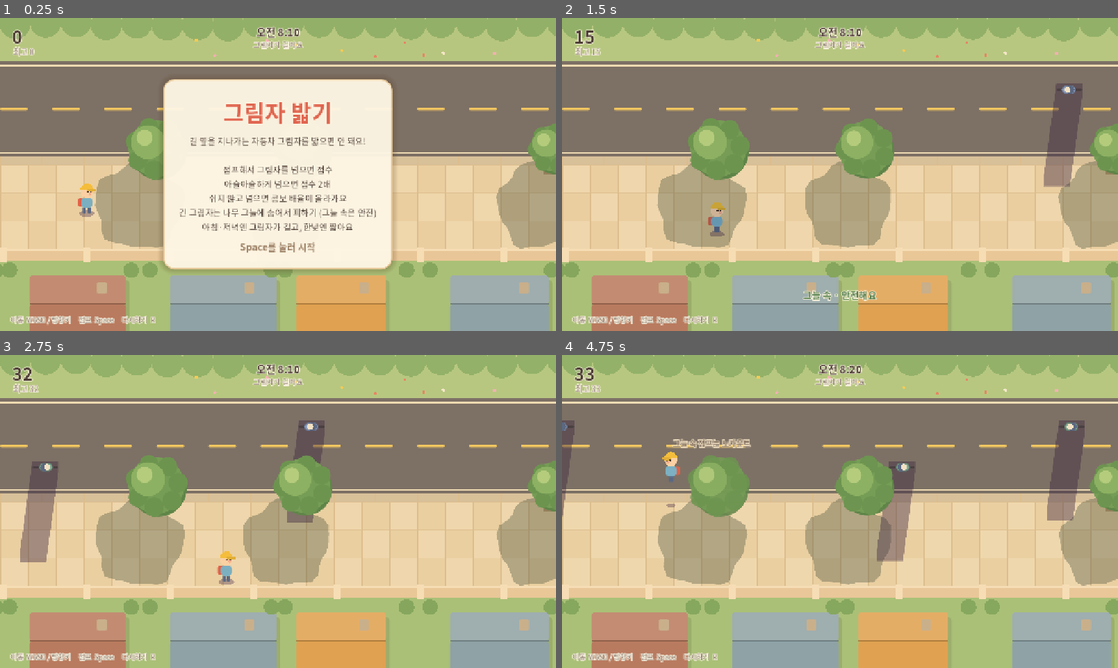
Above: before the commit, frames 1-4 (two rows, left to right).
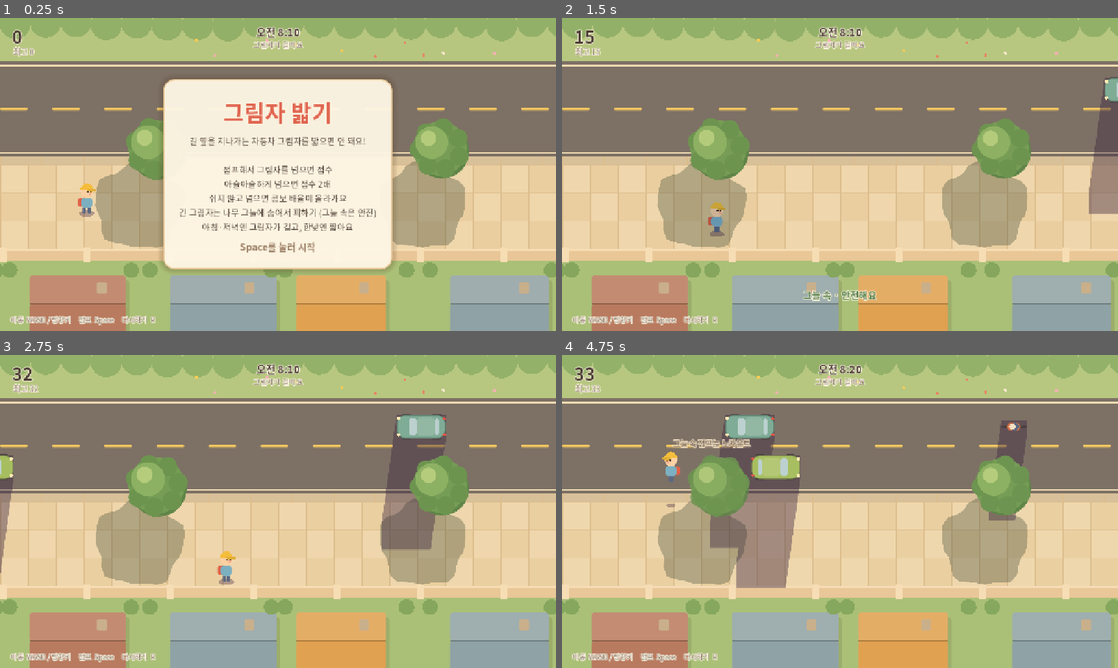
Above: after the commit, the same moments.

Repository: szredsoul/godot
Game: Godot game, scene res://main.tscn
Same seed, same stepped clock (60 frames per second), same inputs: the game is played once before the commit and once after it.
Inputs:
- Up to frame 1 (0.25 s): no input
- Up to frame 2 (1.5 s): tap Enter at 0.5 s; hold D (move_right) 0.53-1.28 s; tap J at 0.6, 1.35 s; tap Space (jump) at 0.77 s; hold S (move_down) from 1.28 s (still down)
- Up to frame 3 (2.75 s): tap Space (jump) at 1.52 s; release S (move_down) at 2.03 s; hold D (move_right) from 2.03 s (still down); tap J at 2.1 s
- Up to frame 4 (4.75 s): release D (move_right) at 2.78 s; hold W (move_up) 2.78-3.53 s; tap J at 2.85, 3.6, 4.35 s; tap Space (jump) at 3.02, 3.77, 4.52 s; hold A (move_left) from 3.53 s (still down)

The runs differ from the first frame. In frame 1, 7.2% of the frame differs, in the area x 70-100%, y 32-74%; in frame 2, 14%; in frame 3, 17%; in frame 4, 22%, in the area x 0-100%, y 18-75%.

Commit message:
Reduce street tree count in 그림자 밟기
나무 간격을 300~660px에서 600~1100px로 넓혀 나무 수를 절반 정도로 줄임.

Co-Authored-By: Claude Opus 5.5 <noreply@anthropic.com>

Diff:
--- a/project-child/scripts/main.gd
+++ b/project-child/scripts/main.gd
@@ -270,7 +270,7 @@
 		t.setup(next_tree_x, rng)
 		add_child(t)
 		trees.append(t)
-		next_tree_x += rng.randf_range(300.0, 660.0)
+		next_tree_x += rng.randf_range(600.0, 1100.0)
 	for t in trees:
 		if absf(t.position.x - camera.position.x) > 1500.0:
 			continue
Not shown, changed: project-child/DESIGN.md
